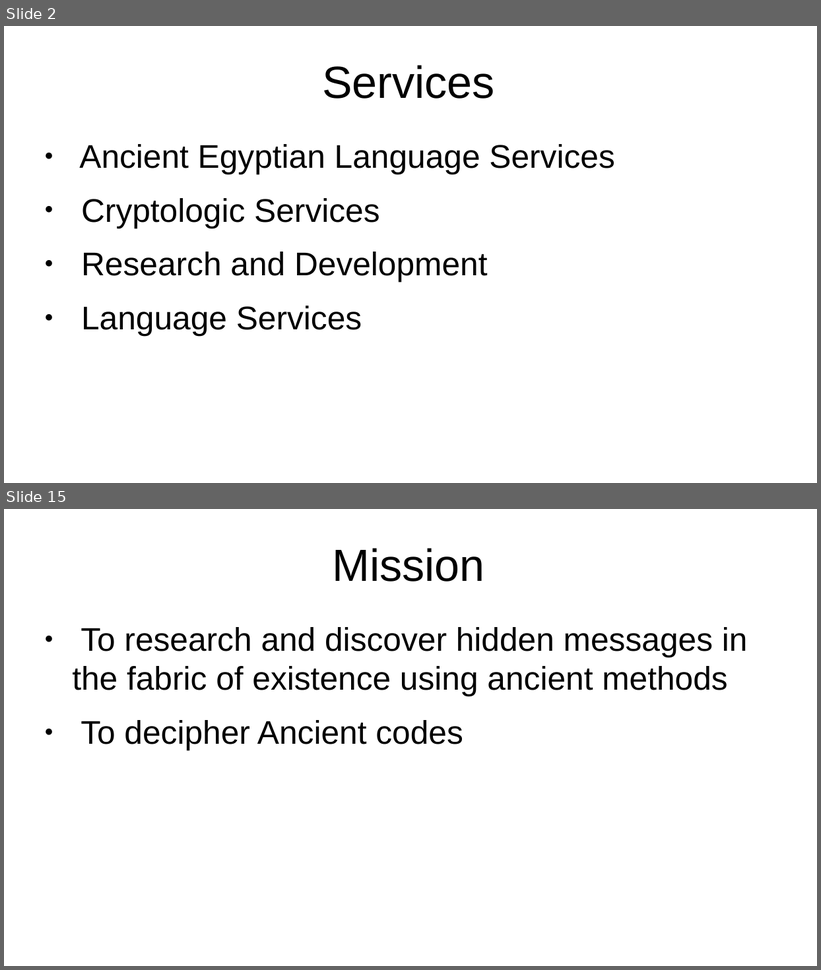
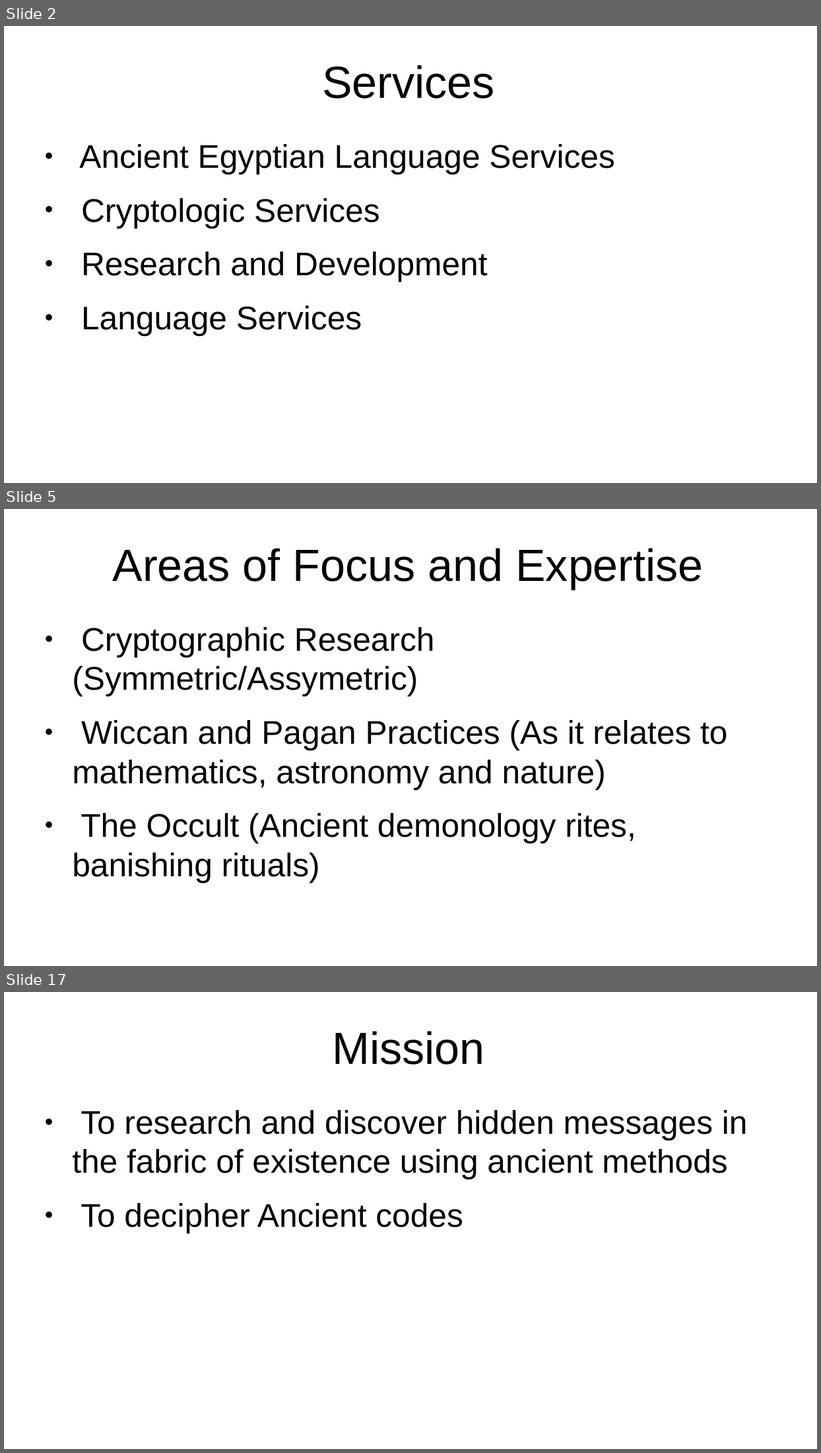
Before and after one commit to pvial00/Pitch, a slide deck: KryptoMagick Pitch.pptx. Shown one above the other, each under a label of ours: slides 2 and 15 before the commit, slides 2, 5 and 17 after it; the slides between them are not shown. The pictures are 821x970 and 821x1453 pixels, drawn with LibreOffice and Linux fonts; fonts in the diff are those of the drawing. Boxes give left, top, right and bottom in pixels: in the first picture for what was removed or moved away, otherwise in the second. Text is boxed around its words. In the diff, an @@ line names an element or a change of style, - is before the commit and + after.

```diff
--- a/KryptoMagick Pitch.pptx
+++ b/KryptoMagick Pitch.pptx
@@ slide 5 added at [4, 509, 817, 966], background #FFFFFF @@
@@ text added at [113, 548, 704, 590], 44 pt, text #000000 @@
+Areas of Focus and Expertise
@@ text added at [72, 627, 727, 883], 32 pt, text #000000 @@
+● Cryptographic Research (Symmetric/Assymetric)
+● Wiccan and Pagan Practices (As it relates to mathematics, astronomy and nature)
+● The Occult (Ancient demonology rites, banishing rituals)
@@ what was slide 15 is now slide 17 @@
```
Also in this commit, not shown: 3 slides changed, 2 other slides added, 1 slide removed, 1 other file.
